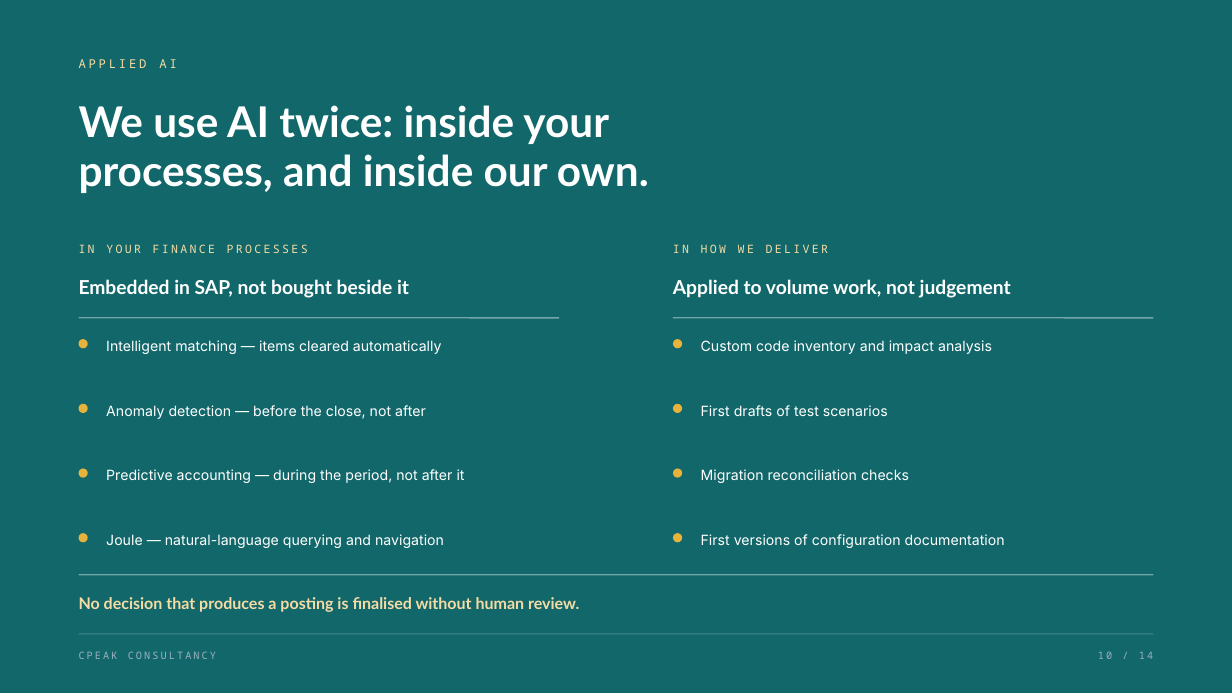
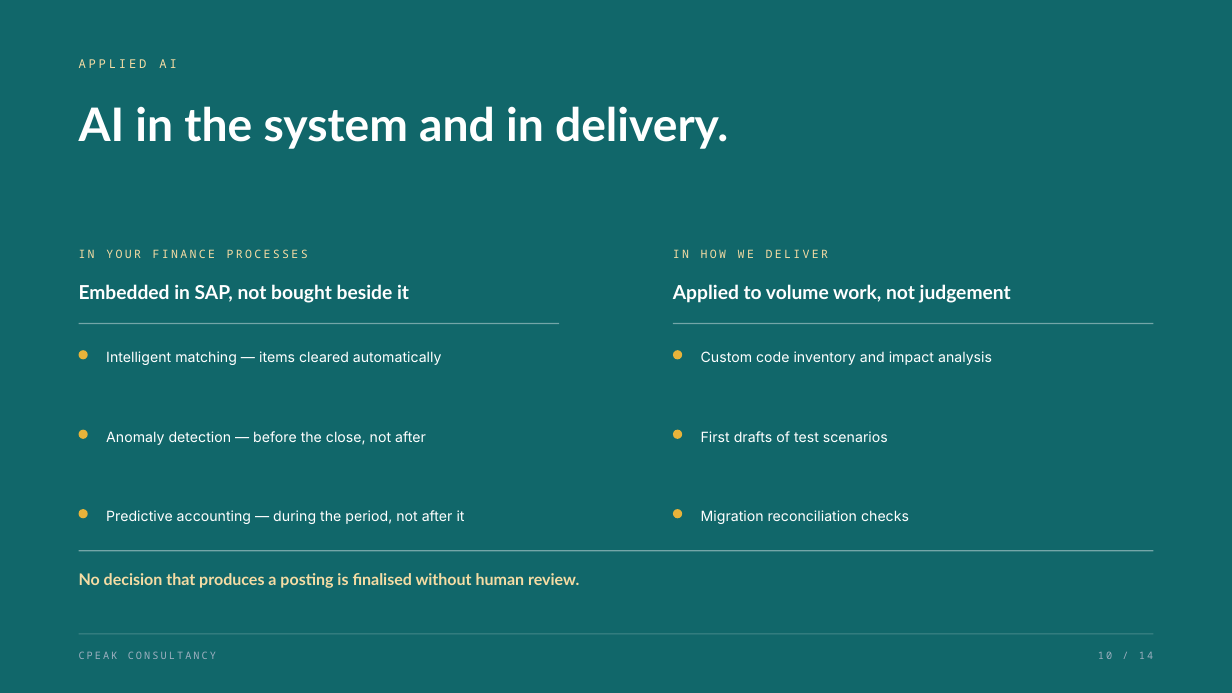
Before and after one commit to narinygt/Default, a slide deck: slide 10 of presentation/CPeak-Consultancy-Corporate-Presentation-EN.pptx. Drawn at 1232x693 pixels with LibreOffice and Linux fonts; fonts in the diff are those of the drawing; background and template pictures are left out. Boxes give left, top, right and bottom in pixels: in the first picture for what was removed or moved away, otherwise in the second. Text is boxed around its words. In the diff, an @@ line names an element or a change of style, - is before the commit and + after.

```diff
--- a/presentation/CPeak-Consultancy-Corporate-Presentation-EN.pptx
+++ b/presentation/CPeak-Consultancy-Corporate-Presentation-EN.pptx
@@ text at (79, 106, 728, 149): text changed; size 33 to 36 pt @@
-We use AI twice: inside your
-processes, and inside our own.
+AI in the system and in delivery.
@@ 4 texts, 2 lines: place and size @@
-4 texts, 2 lines at (79, 244, 1153, 318)
+4 texts, 2 lines at (79, 249, 1153, 323)
@@ ellipse: place and size @@
-ellipse at (673, 469, 682, 478)
+ellipse at (673, 350, 682, 360)
@@ 2 texts, 1 ellipse: place and size @@
-2 texts, 1 ellipse at (79, 339, 992, 354)
+2 texts, 1 ellipse at (79, 350, 992, 365)
@@ ellipse: place and size @@
-ellipse at (673, 339, 682, 348)
+ellipse at (673, 430, 682, 439)
@@ 2 texts, 1 ellipse: place and size @@
-2 texts, 1 ellipse at (79, 404, 888, 419)
+2 texts, 1 ellipse at (79, 430, 888, 445)
@@ ellipse: place and size @@
-ellipse at (673, 404, 682, 413)
+ellipse at (673, 509, 682, 518)
@@ 2 texts, 1 ellipse: place and size @@
-2 texts, 1 ellipse at (79, 469, 909, 483)
+2 texts, 1 ellipse at (79, 509, 909, 524)
@@ ellipse removed at (79, 533, 88, 543) @@
@@ text removed at (106, 534, 444, 548) @@
-Joule — natural-language querying and navigation
@@ ellipse removed at (673, 533, 682, 543) @@
@@ text removed at (701, 534, 1005, 548) @@
-First versions of configuration documentation
@@ text "No decision that produces a ...": place and size @@
-text "No decision that produces a ..." at (79, 597, 579, 612)
+text "No decision that produces a ..." at (79, 573, 579, 588)
@@ line moved from (79, 575) - (1153, 575) to (79, 551) - (1153, 551) @@
```
Also in this commit, not shown: 13 other slides changed, 4 other files.
